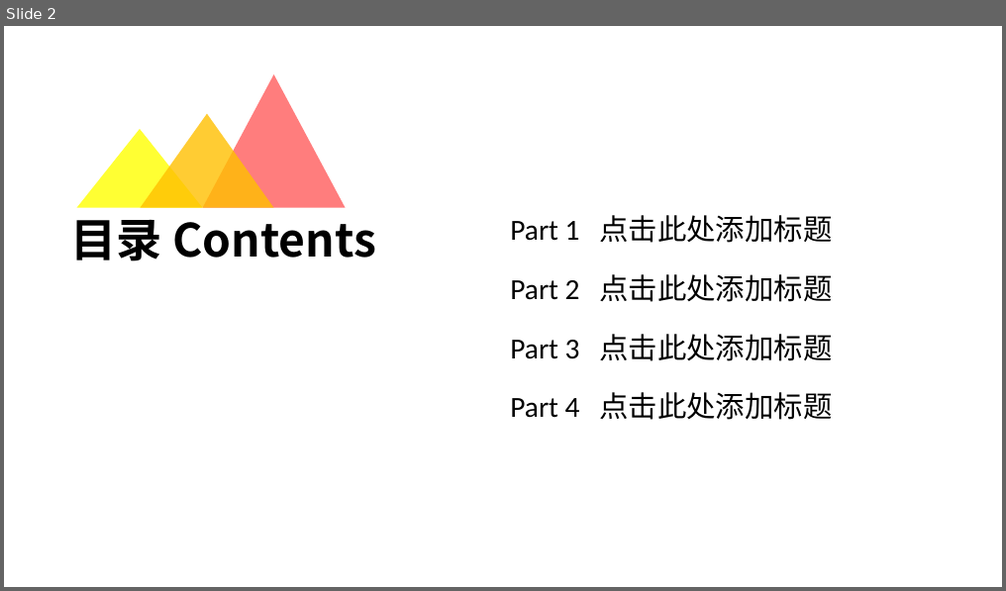
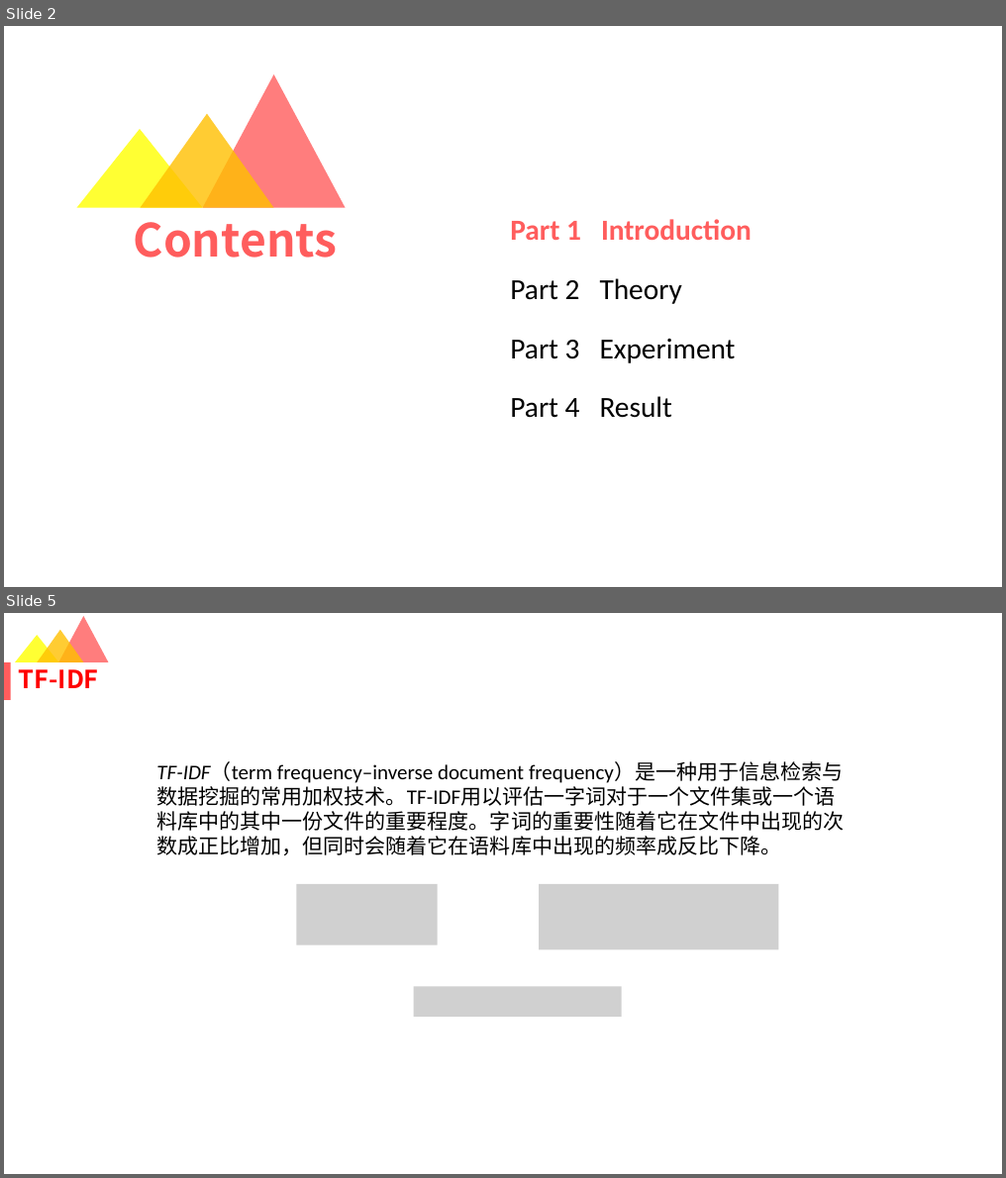
Before and after one commit to lucasxlu/CVLH, a slide deck: src/main/python/report_result/GovReport.pptx. Shown one above the other, each under a label of ours: slide 2 before the commit, slides 2 and 5 after it; the slides between them are not shown. The pictures are 1006x591 and 1006x1178 pixels, drawn with LibreOffice and Linux fonts; fonts in the diff are those of the drawing; grey boxes stand for pictures. Boxes give left, top, right and bottom in pixels: in the first picture for what was removed or moved away, otherwise in the second. Text is boxed around its words. In the diff, an @@ line names an element or a change of style, - is before the commit and + after.

```diff
--- a/src/main/python/report_result/GovReport.pptx
+++ b/src/main/python/report_result/GovReport.pptx
@@ slide 5 added at [4, 613, 1002, 1174], background #FFFFFF @@
@@ triangle added at [15, 635, 58, 663], fill #FFFF00 at 80% opacity @@
@@ triangle added at [37, 630, 83, 663], fill #FFC000 at 80% opacity @@
@@ triangle added at [58, 616, 108, 663], fill #FF5D5D at 80% opacity @@
@@ rectangle added at [4, 663, 11, 700], fill #FF5D5D @@
@@ title added at [19, 669, 99, 688], 24 pt, text #FF0000, bold @@
+TF-IDF
@@ text added at [156, 761, 844, 856], 20 pt, text #000000 @@
+TF-IDF（term frequency–inverse document frequency）是一种用于信息检索与数据挖掘的常用加权技术。TF-IDF用以评估一字词对于一个文件集或一个语料库中的其中一份文件的重要程度。字词的重要性随着它在文件中出现的次数成正比增加，但同时会随着它在语料库中出现的频率成反比下降。
@@ picture added at [297, 884, 438, 946] @@
@@ picture added at [540, 884, 779, 950] @@
@@ picture added at [414, 986, 622, 1017] @@
@@ slide 2 changed as well @@
@@ text at [134, 222, 338, 258]: text changed; text colour #000000 to #FF5D5D @@
-目录 Contents
+Contents
@@ text at [510, 219, 751, 240]: text changed; text colour #000000 to #FF5D5D; bold on @@
-Part 1 点击此处添加标题
+Part 1 Introduction
@@ text at [510, 278, 682, 304]: text changed @@
-Part 2 点击此处添加标题
+Part 2 Theory
@@ text at [510, 339, 736, 364]: text changed @@
-Part 3 点击此处添加标题
+Part 3 Experiment
@@ text at [510, 396, 672, 418]: text changed @@
-Part 4 点击此处添加标题
+Part 4 Result
```
Also in this commit, not shown: 4 other slides changed, 12 other slides added, 9 slides removed, 24 other files.
